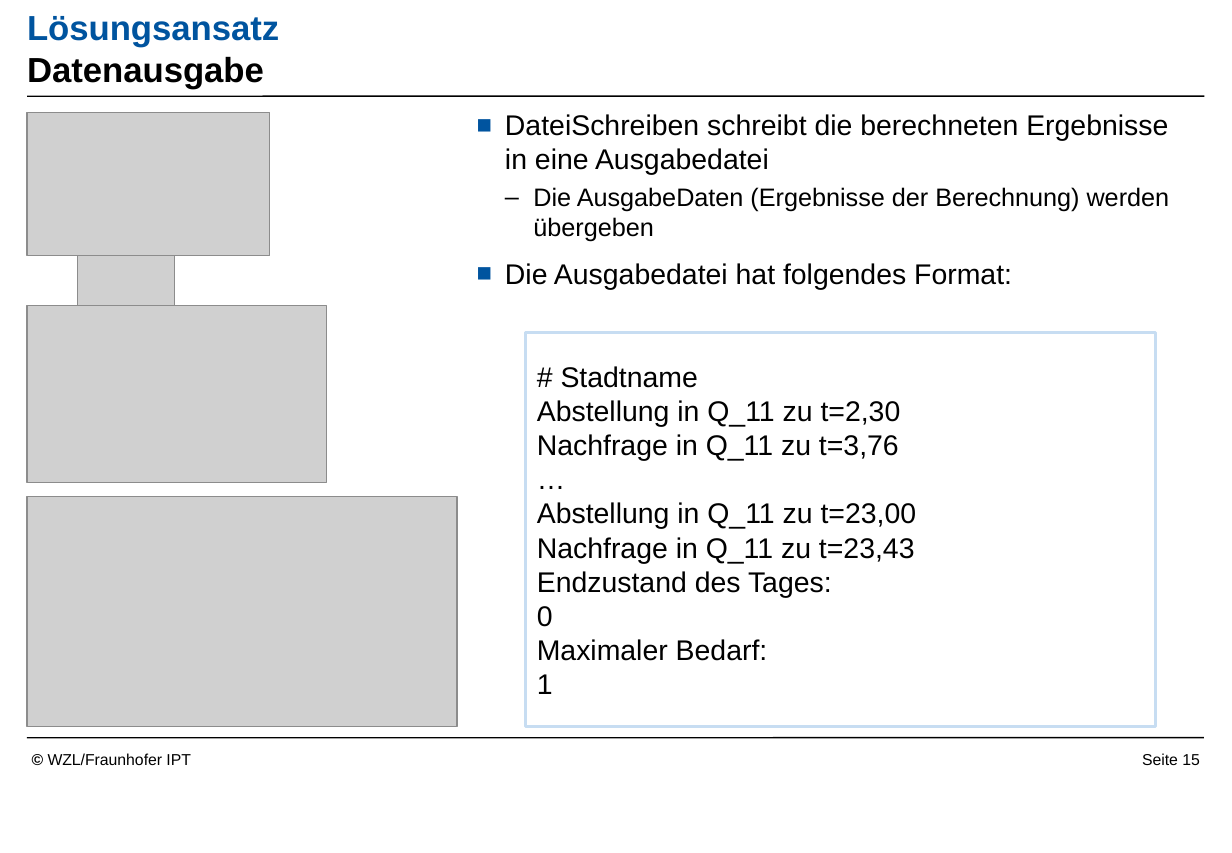
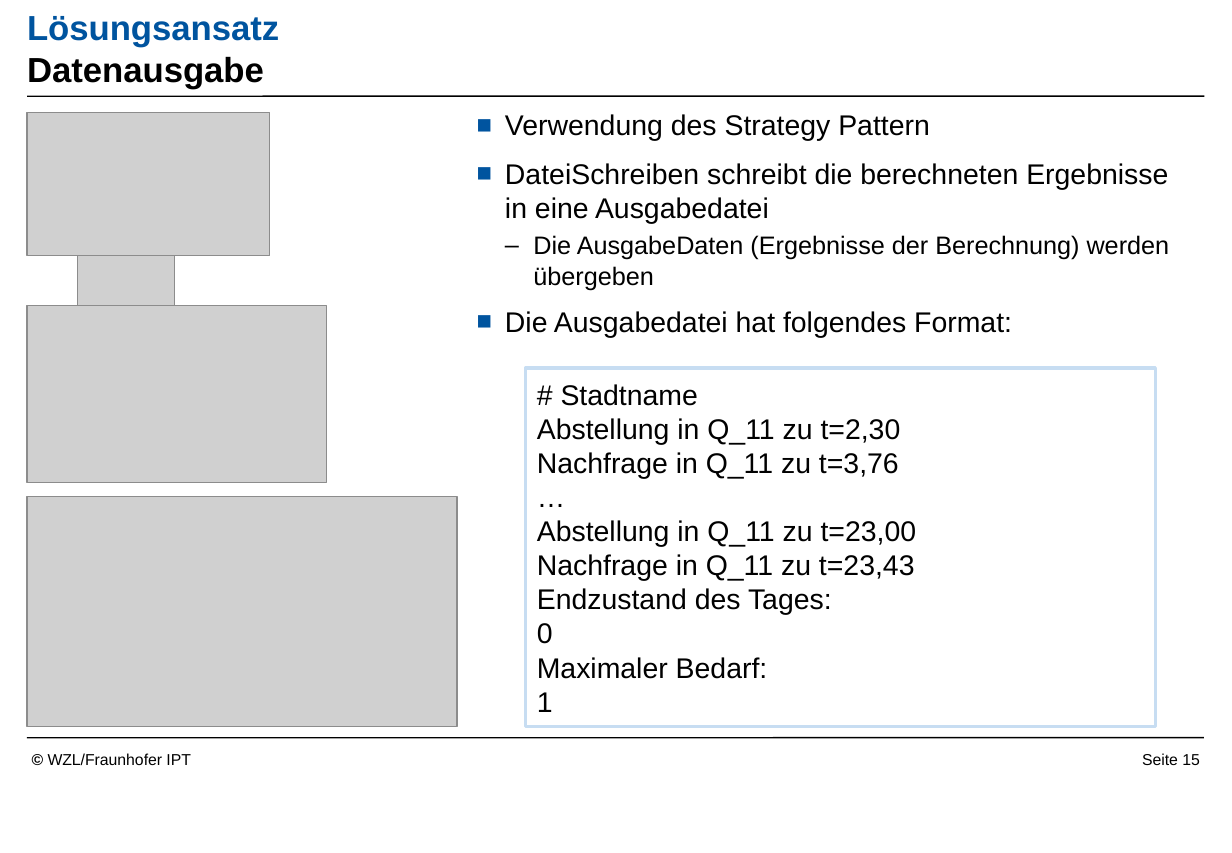
Before and after one commit to Readock/IHK2017, a slide deck: slide 15 of Vortrag/TemplateWZLElements.pptx. Drawn at 1232x853 pixels with LibreOffice and Linux fonts; fonts in the diff are those of the drawing; grey boxes stand for pictures; background and template pictures are left out. Boxes give left, top, right and bottom in pixels: in the first picture for what was removed or moved away, otherwise in the second. Text is boxed around its words. In the diff, an @@ line names an element or a change of style, - is before the commit and + after.

```diff
--- a/Vortrag/TemplateWZLElements.pptx
+++ b/Vortrag/TemplateWZLElements.pptx
@@ text at box(505, 114, 930, 141): paragraph added @@
+■ Verwendung des Strategy Pattern
@@ rectangle "# Stadtname": place and size @@
-rectangle "# Stadtname" at box(526, 333, 1156, 727)
+rectangle "# Stadtname" at box(526, 369, 1156, 727)
```
Also in this commit, not shown: 3 other slides changed.
